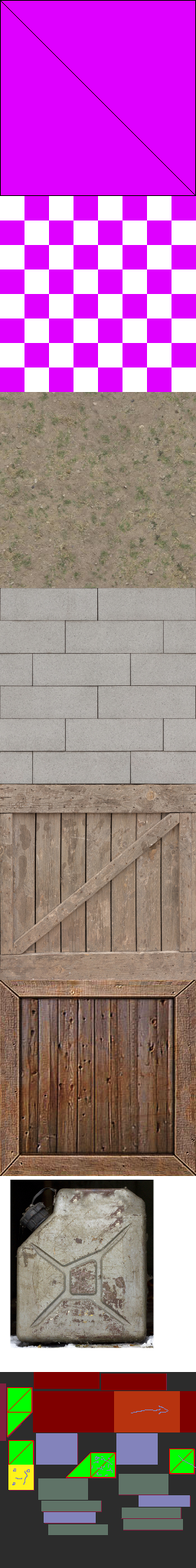
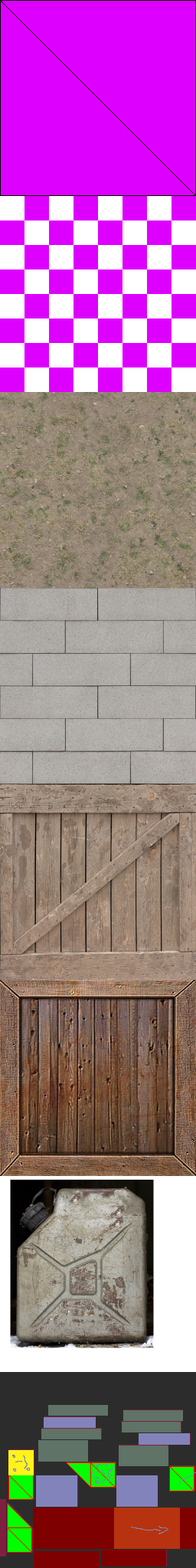
Layered file, before and after one edit (196x1568). Changes by layer:
painted on "player.bmp" over [0, 1372, 196, 1568]
